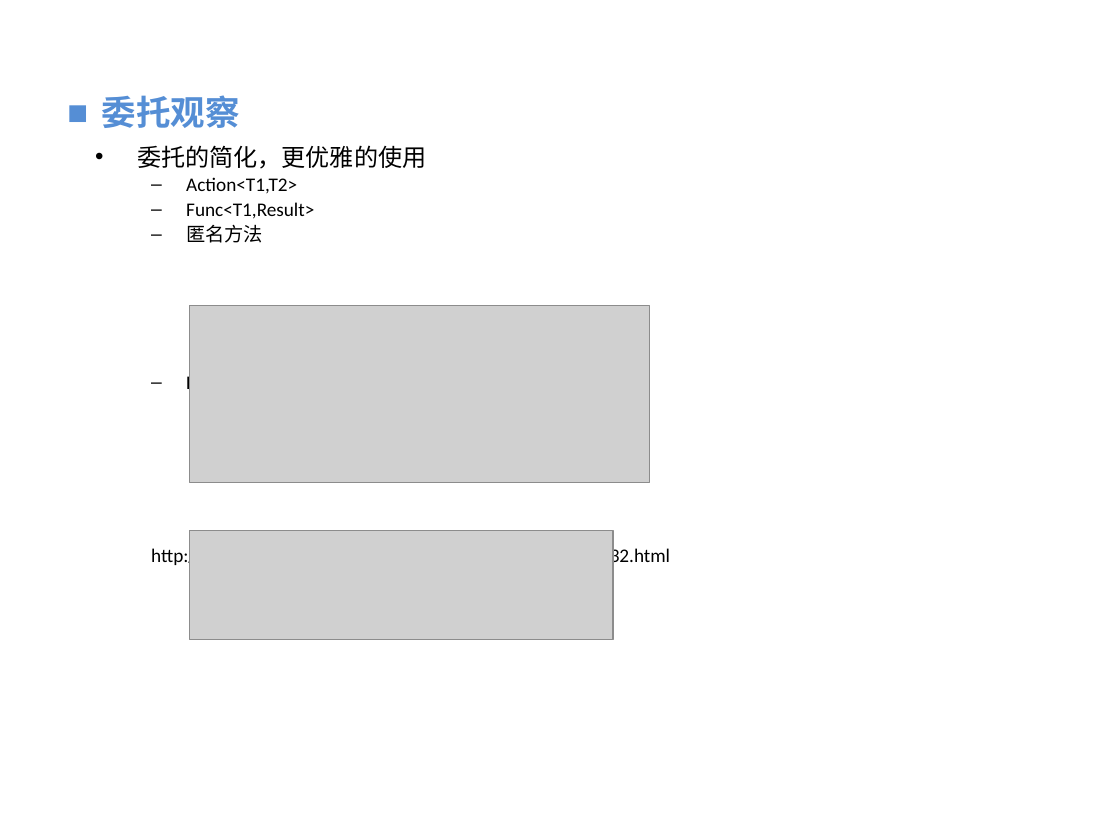
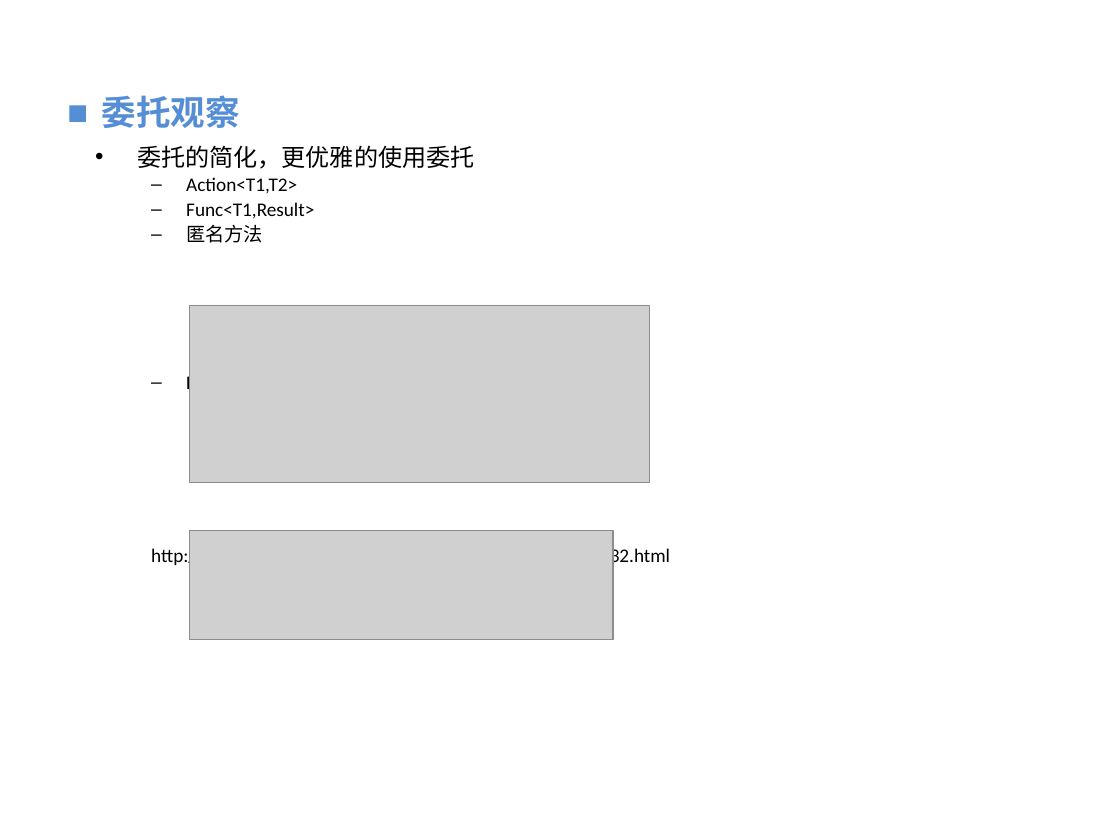
Before and after one commit to vaik/Documents, a slide deck: slide 9 of 我的分享/反射、委托、泛型的理解与应用分享.ppt. Drawn at 1120x840 pixels with LibreOffice and Linux fonts; fonts in the diff are those of the drawing; grey boxes stand for pictures; background and template pictures are left out. Boxes give left, top, right and bottom in pixels: in the first picture for what was removed or moved away, otherwise in the second. Text is boxed around its words. In the diff, an @@ line names an element or a change of style, - is before the commit and + after.

```diff
--- a/我的分享/反射、委托、泛型的理解与应用分享.ppt
+++ b/我的分享/反射、委托、泛型的理解与应用分享.ppt
@@ text at (x1=137, y1=145, x2=474, y2=169): text changed @@
-• 委托的简化，更优雅的使用
+• 委托的简化，更优雅的使用委托
```
Also in this commit, not shown: 9 other slides changed.
